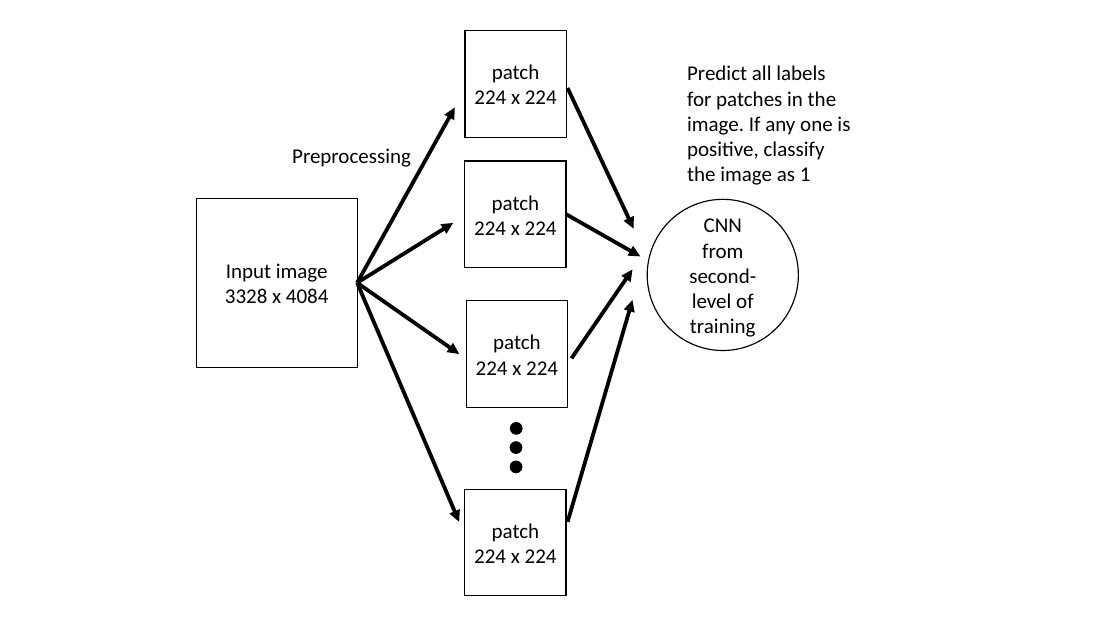
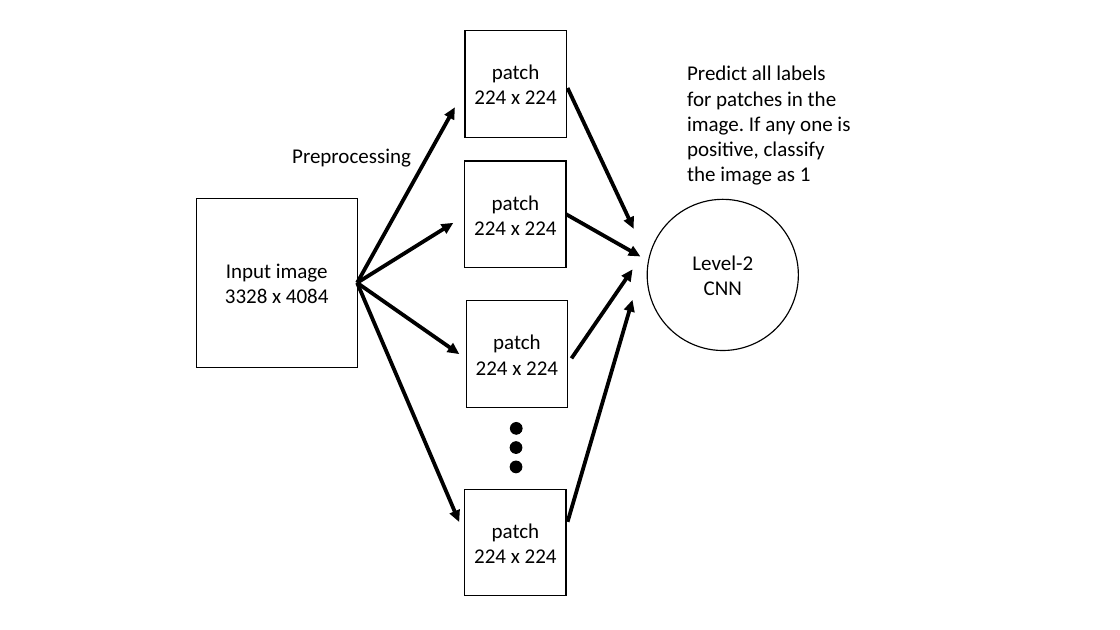
Before and after one commit to kochihin/MSBDGroupProject, a slide deck: slide 2 of MSBDGroupProject/figures.pptx. Drawn at 1120x630 pixels with LibreOffice and Linux fonts; fonts in the diff are those of the drawing. Boxes give left, top, right and bottom in pixels: in the first picture for what was removed or moved away, otherwise in the second. Text is boxed around its words. In the diff, an @@ line names an element or a change of style, - is before the commit and + after.

```diff
--- a/MSBDGroupProject/figures.pptx
+++ b/MSBDGroupProject/figures.pptx
@@ text in ellipse at (689,243,756,337): paragraph removed @@
-from second-level of training
@@ text in ellipse at (692,255,753,270): paragraph added @@
+Level-2
```
Also in this commit, not shown: 1 other slide changed, 2 other files.
